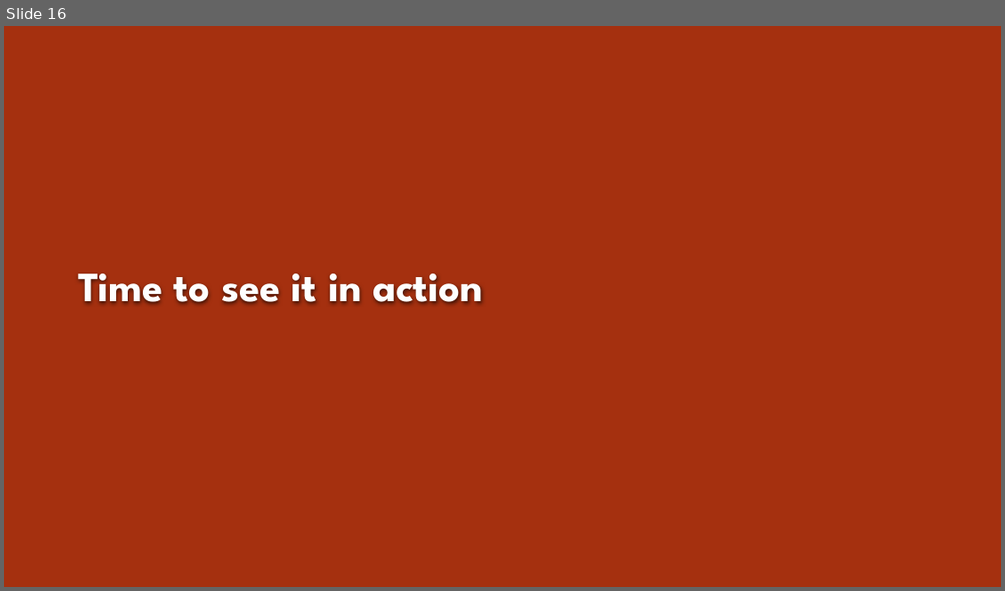
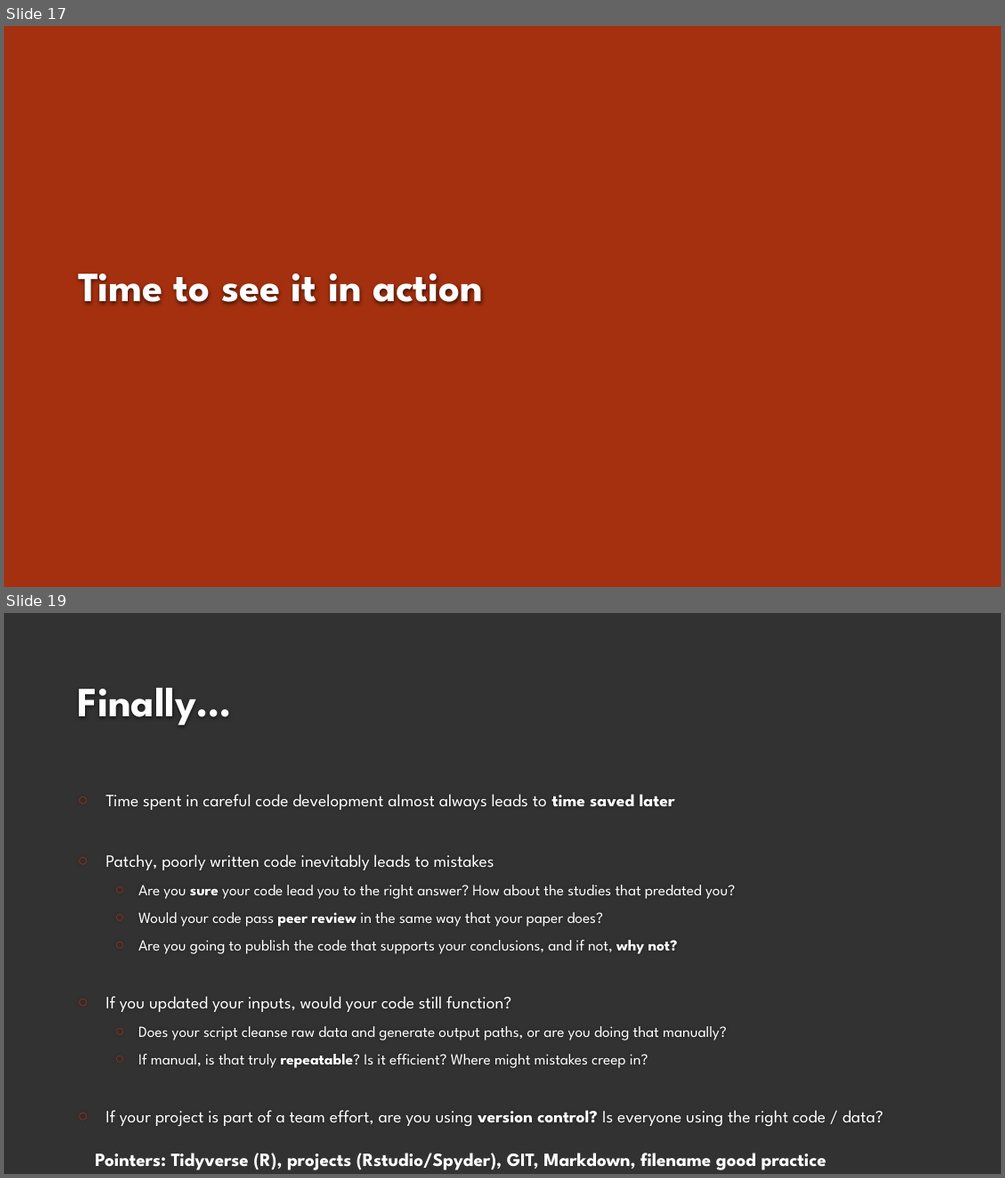
Before and after one commit to ruari-rhodes/ucl-code-workshop, a slide deck: presentation.pptx. Shown one above the other, each under a label of ours: slide 16 before the commit, slides 17 and 19 after it; the slides between them are not shown. The pictures are 1005x591 and 1005x1178 pixels, drawn with LibreOffice and Linux fonts; fonts in the diff are those of the drawing; background and template pictures are left out. Boxes give left, top, right and bottom in pixels: in the first picture for what was removed or moved away, otherwise in the second. Text is boxed around its words. In the diff, an @@ line names an element or a change of style, - is before the commit and + after.

```diff
--- a/presentation.pptx
+++ b/presentation.pptx
@@ slide 19 added at (4, 613, 1001, 1174), background #323232 @@
@@ title added at (78, 688, 230, 725), 40 pt, text #FEFEFE, bold @@
+Finally…
@@ text added at (105, 794, 883, 1126), 14.8 pt, text #FFFFFF @@
+○ Time spent in careful code development almost always leads to time saved later
+○ Patchy, poorly written code inevitably leads to mistakes
+  ○ Are you sure your code lead you to the right answer? How about the studies that predated you?
+  ○ Would your code pass peer review in the same way that your paper does?
+  ○ Are you going to publish the code that supports your conclusions, and if not, why not?
+○ If you updated your inputs, would your code still function?
+  ○ Does your script cleanse raw data and generate output paths, or are you doing that manually?
+  ○ If manual, is that truly repeatable? Is it efficient? Where might mistakes creep in?
+○ If your project is part of a team effort, are you using version control? Is everyone using the right code / data?
@@ text added at (95, 1152, 826, 1170), 18 pt, text #FFFFFF, bold @@
+Pointers: Tidyverse (R), projects (Rstudio/Spyder), GIT, Markdown, filename good practice
@@ what was slide 16 is now slide 17 @@
```
Also in this commit, not shown: 5 slides changed, 1 other slide added.
